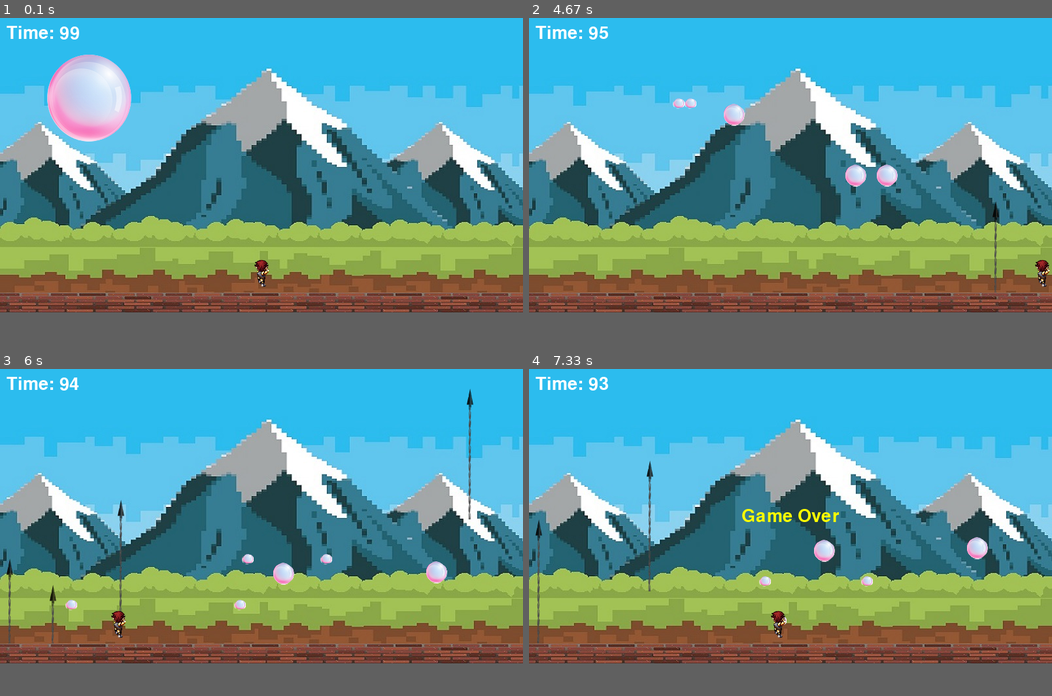
Above: before the commit, frames 1-4 (two rows, left to right).
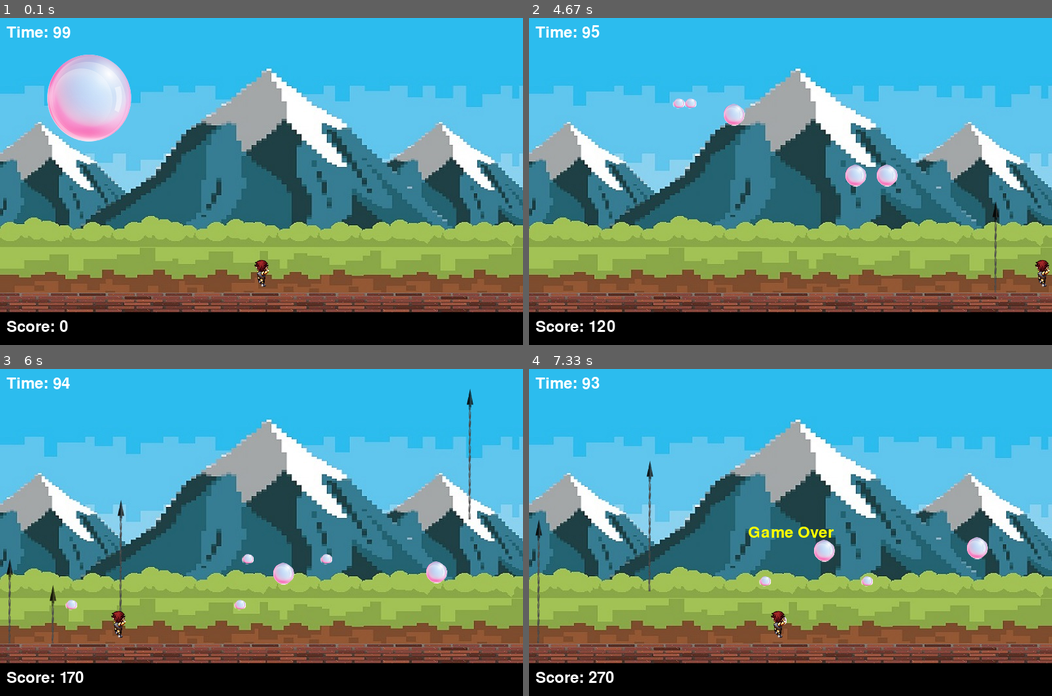
Above: after the commit, the same moments.

Repository: leeeha/OSS_Project
Game: pygame game, started from pygame_project/7_final_project.py
Two runs of this game, one before a commit and one after it. Both use one fixed random seed, a clock stepped at 60 frames per second and the inputs below.
Inputs:
- Up to frame 1 (0.1 s): no input
- Up to frame 2 (4.67 s): tap Space at 0.33, 0.73, 1.03, 1.23, 1.53, 1.73, 2.03, 2.3, 2.6, 2.73, 3.03, 3.4, 3.7, 3.9, 4.2, 4.4 s; hold Right 0.67-1.13 s; hold Right 1.17-1.63 s; hold Left 1.67-2.2 s; hold Left 2.23-2.63 s; hold Right 2.67-3.3 s; hold Left 3.33-3.8 s; hold Right 3.83-4.3 s; hold Right from 4.33 s (still down)
- Up to frame 3 (6 s): tap Space at 4.7, 4.9, 5.2, 5.47, 5.77, 5.9 s; release Right at 4.8 s; hold Left 4.83-5.37 s; hold Left 5.4-5.8 s; hold Right from 5.83 s (still down)
- Up to frame 4 (7.33 s): tap Space at 6.2 s; release Right at 6.47 s
In our replay, the window is 800x450 before the commit and 800x500 after it. These sizes can differ from the game's own. Grey fills any space a smaller window leaves; there, only what the larger window draws over its background counts as a difference.

The runs differ from the first frame. In frame 1, 0.5% of the frame differs, in the area x 1-16%, y 2-96%; in frame 2, 0.6%; in frame 3, 0.5%; in frame 4, 1.2%, in the area x 1-60%, y 2-96%.

Commit message:
feat: 공을 무기로 맞힐 때마다 점수 증가

Diff:
--- a/pygame_project/7_final_project.py
+++ b/pygame_project/7_final_project.py
@@ -6,7 +6,7 @@
 
 # 화면 크기 설정
 screen_width = 800
-screen_height = 450
+screen_height = 500
 screen = pygame.display.set_mode((screen_width, screen_height))
 
 # 화면 타이틀 설정
@@ -27,6 +27,11 @@
 stage = pygame.image.load(os.path.join(image_path, "stage.png"))
 stage_size = stage.get_rect().size
 stage_height = stage_size[1]  # 스테이지 위에 캐릭터를 놓기 위해
+
+# 점수판 만들기
+scoreboard = pygame.image.load(os.path.join(image_path, "scoreboard.png"))
+scoreboard_size = scoreboard.get_rect().size
+scoreboard_height = scoreboard_size[1]  # 점수판 위에 스테이지를 놓기 위해
 
 # 캐릭터 만들기
 character = pygame.image.load(os.path.join(image_path, "character.png"))
@@ -34,7 +39,7 @@
 character_width = character_size[0]
 character_height = character_size[1]
 character_x_pos = (screen_width / 2) - (character_width / 2)
-character_y_pos = screen_height - character_height - stage_height
+character_y_pos = screen_height - scoreboard_height - stage_height - character_height
 
 # 캐릭터의 위치 변화량
 character_to_x = 0
@@ -81,8 +86,8 @@
 weapon_to_remove = -1
 ball_to_remove = -1
 
-# 폰트 정의 (남은 시간, 게임 결과)
-game_font = pygame.font.Font(None, 40)
+# 폰트 정의
+game_font = pygame.font.Font(None, 35)
 
 # 남은 시간 측정
 total_time = 100
@@ -91,6 +96,9 @@
 # 게임 종료 문구
 # Time Over, Mission Completed, Game Over
 game_result = "Game Over"
+
+# 점수
+score = 0
 
 ##############################################################
 running = True
@@ -147,7 +155,7 @@
             ball_val["to_x"] = ball_val["to_x"] * (-1)
 
         # 공이 스테이지에 닿으면, 위쪽으로 튕기도록
-        if ball_pos_y >= screen_height - stage_height - ball_height:
+        if ball_pos_y >= screen_height - scoreboard_height - stage_height - ball_height:
             ball_val["to_y"] = ball_val["init_speed_y"]  # -18 -15 -12 -9
         else:
             # -6에서 0까지: 올라가는 간격이 줄어들다가
@@ -202,10 +210,20 @@
             weapon_rect.left = weapon_pos_x
             weapon_rect.top = weapon_pos_y
 
-            # 충돌된 공과 무기는 없앤다.
             if ball_rect.colliderect(weapon_rect):
+                # 충돌된 공과 무기는 없앤다.
                 weapon_to_remove = weapon_idx
                 ball_to_remove = ball_idx
+
+                # 작은 공일수록 점수를 크게 증가시킨다.
+                if ball_img_idx == 0:
+                    score += 10
+                elif ball_img_idx == 1:
+                    score += 30
+                elif ball_img_idx == 2:
+                    score += 50
+                else:
+                    score += 100
 
                 # 가장 작은 공이 아니면 절반 크기로 쪼개진다.
                 if ball_img_idx < 3:
@@ -275,14 +293,18 @@
         ball_img_idx = val["img_idx"]
         screen.blit(ball_images[ball_img_idx], (ball_pos_x, ball_pos_y))
 
+    # 점수판 그리기
+    screen.blit(scoreboard, (0, screen_height - scoreboard_height))
+    score_text = game_font.render(f'Score: {score}', True, (255, 255, 255))
+    screen.blit(score_text, (10, screen_height - scoreboard_height + 10))
+
     # 스테이지와 캐릭터 그리기
-    screen.blit(stage, (0, screen_height - stage_height))
+    screen.blit(stage, (0, screen_height - scoreboard_height - stage_height))
     screen.blit(character, (character_x_pos, character_y_pos))
 
     # 타이머 그리기
     elapsed_time = (pygame.time.get_ticks() - start_ticks) / 1000
-    timer = game_font.render("Time: {}".format(int(total_time - elapsed_time)),
-                             True, (255, 255, 255))
+    timer = game_font.render(f'Time: {int(total_time - elapsed_time)}', True, (255, 255, 255))
     screen.blit(timer, (10, 10))
 
     # 시간 초과 시 게임 종료 (실패)
Not shown, changed: README.md
Binary file added: pygame_project/image/scoreboard.png
